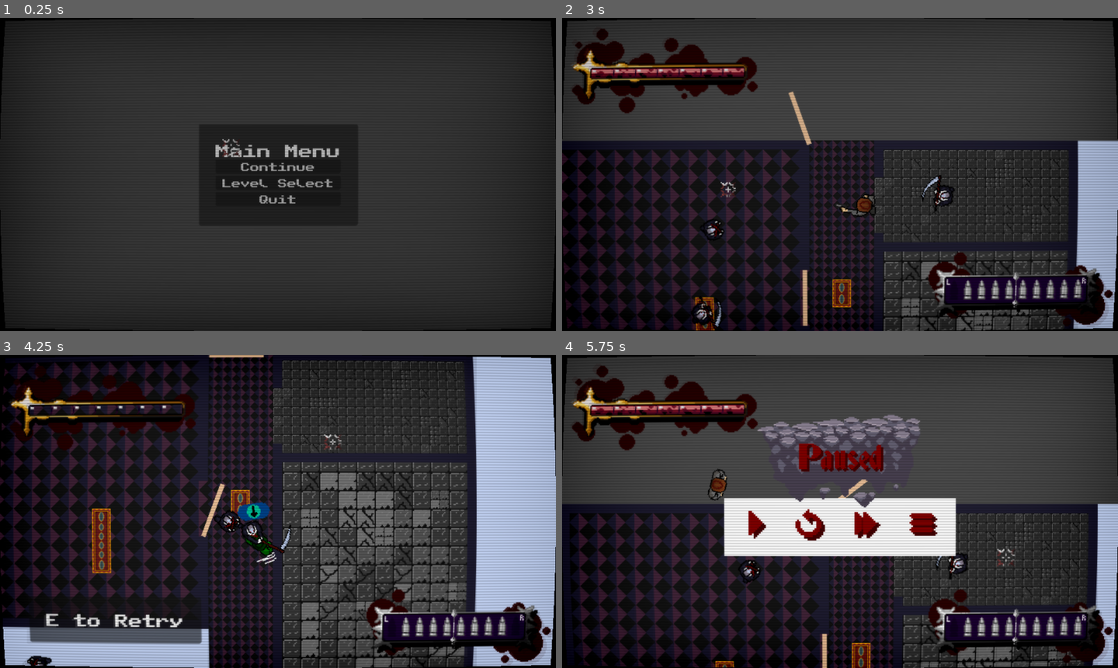
Above: before the commit, frames 1-4 (two rows, left to right).
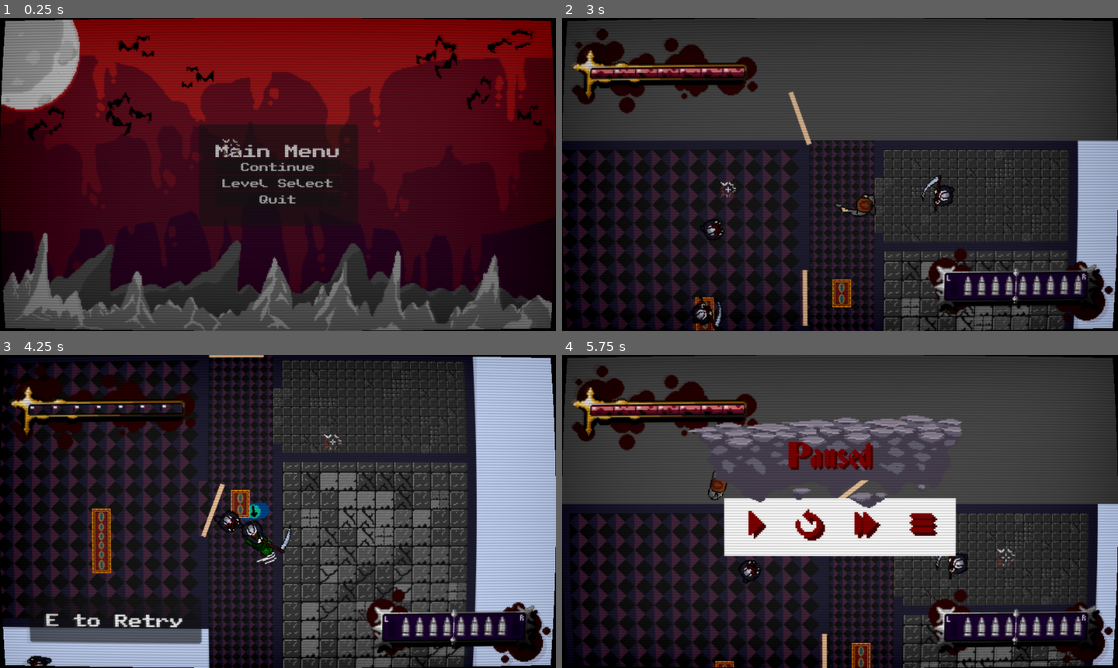
Above: after the commit, the same moments.

Repository: callumrann/gmtk-jam
Game: Godot game, scene res://scenes/main.tscn
Two runs of this game, one before a commit and one after it. Both use one fixed random seed, a clock stepped at 60 frames per second and the inputs below. Sound files missing from this copy of the repository are replaced by a short silence.
Inputs (mouse positions are in pixels of both pictures, inside the frame that each line leads up to):
- Up to frame 1 (0.25 s): no input
- Up to frame 2 (3 s): click "Continue" at 0.5 s; click (923, 193) at 1.27 s; move the mouse to (962, 158) at 2.02 s; hold D (move_right) 2.03-2.78 s; tap E (interact) at 2.1 s; move the mouse to (728, 190) at 2.77 s; hold S (move_down) from 2.78 s (still down); click (728, 190) at 2.85 s
- Up to frame 3 (4.25 s): move the mouse to (333, 442) at 3.52 s; release S (move_down) at 3.53 s; hold D (move_right) from 3.53 s (still down); right-click (333, 442) at 3.6 s
- Up to frame 4 (5.75 s): move the mouse to (812, 574) at 4.27 s; release D (move_right) at 4.28 s; hold W (move_up) 4.28-5.03 s; tap E (interact) at 4.35 s; move the mouse to (1006, 558) at 5.02 s; hold A (move_left) from 5.03 s (still down); click (1006, 558) at 5.1 s; tap Escape (pause) at 5.65 s

The runs differ from the first frame. In frame 1, 83% of the frame differs, in the area x 0-100%, y 0-100%; in frame 2, 2.2%; in frame 3, 0.6%; in frame 4, 4.2%.

Commit message:
feat: add hud elements shake on change

Diff:
--- a/scenes/levels/level1.tscn
+++ b/scenes/levels/level1.tscn
@@ -113,10 +113,12 @@
 navigation_polygon = SubResource("NavigationPolygon_tebl0")
 
 [node name="Background 1x1" type="TileMapLayer" parent="TileMapLayers" unique_id=1330513169]
+z_index = -2
 tile_map_data = PackedByteArray("AADe/+v/AQABAAAAAADe/+z/AQABAAAAAADe/+3/AQABAAAAAADe/+7/AQABAAAAAADe/+//AQABAAAAAADe// …(72928 unchanged characters)…
 tile_set = SubResource("TileSet_83ld5")
 
 [node name="Background 2x2" type="TileMapLayer" parent="TileMapLayers" unique_id=779549142]
+z_index = -2
 tile_map_data = PackedByteArray("AAD5//b/AQAAAAEAAAD5//f/AQAAAAEAAAD5//j/AQAAAAEAAAD5//n/AQAAAAEAAAD5//r/AQAAAAEAAAD5// …(5024 unchanged characters)…
 tile_set = SubResource("TileSet_dywbp")
 
@@ -205,7 +207,7 @@
 collision_mask = 16
 
 [node name="CollisionShape2D" type="CollisionShape2D" parent="OnExit/Exit" unique_id=1017970572]
-position = Vector2(278, -374)
+position = Vector2(275, -456)
 shape = SubResource("RectangleShape2D_1seuy")
 disabled = true
 debug_color = Color(0.6525226, 0.51574737, 0.1601206, 0.41960785)
--- a/scenes/levels/levels_loader.tscn
+++ b/scenes/levels/levels_loader.tscn
@@ -14,7 +14,6 @@
 [ext_resource type="Texture2D" uid="uid://bqfl1jn76aa2l" path="res://assets/sprites/segment_6.png" id="11_xq51w"]
 [ext_resource type="Texture2D" uid="uid://clvgxnr75o5sn" path="res://assets/sprites/segment_7.png" id="12_x246r"]
 [ext_resource type="Script" uid="uid://cthxo65cqvsjk" path="res://scripts/menus/animated_button.gd" id="14_6oaax"]
-[ext_resource type="Texture2D" uid="uid://2sjq0wvnahvc" path="res://assets/sprites/paused.png" id="14_21kl8"]
 [ext_resource type="Texture2D" uid="uid://djt5dvsy4wsab" path="res://assets/sprites/buttons/play_icon_pressed.png" id="15_teog4"]
 [ext_resource type="Texture2D" uid="uid://b1pdg7fgowlaw" path="res://assets/sprites/buttons/play_icon_floating.png" id="16_6oaax"]
 [ext_resource type="Texture2D" uid="uid://l3lik4kgavho" path="res://assets/sprites/buttons/restart_icon_floating.png" id="17_k6sju"]
@@ -23,6 +22,7 @@
 [ext_resource type="Texture2D" uid="uid://c84x2gkpxa5s" path="res://assets/sprites/buttons/menu_icon_floating.png" id="19_aotpy"]
 [ext_resource type="Texture2D" uid="uid://cono05ejmgi8u" path="res://assets/sprites/buttons/skip_icon_pressed.png" id="19_uv0of"]
 [ext_resource type="Texture2D" uid="uid://b6tp57e1mxau0" path="res://assets/sprites/buttons/menu_icon_pressed.png" id="21_kky7p"]
+[ext_resource type="Texture2D" uid="uid://cbbw86v8l6a45" path="res://assets/sprites/longerpauseicon.png" id="23_uv0of"]
 
 [sub_resource type="AtlasTexture" id="AtlasTexture_h1ptj"]
 atlas = ExtResource("15_teog4")
@@ -552,6 +552,7 @@
 horizontal_alignment = 1
 
 [node name="PauseMenu" type="CanvasLayer" parent="UI" unique_id=1422244254]
+visible = false
 
 [node name="Control" type="Control" parent="UI/PauseMenu" unique_id=1976877116]
 layout_mode = 3
@@ -659,12 +660,12 @@
 
 [node name="PausedText" type="TextureRect" parent="UI/PauseMenu/Control/Menu" unique_id=2065412542]
 layout_mode = 0
-offset_left = -123.0
-offset_top = -147.0
-offset_right = 18.0
-offset_bottom = -67.0
+offset_left = -243.0
+offset_top = -146.0
+offset_right = -6.0
+offset_bottom = -66.0
 scale = Vector2(2, 2)
-texture = ExtResource("14_21kl8")
+texture = ExtResource("23_uv0of")
 
 [node name="LevelCompleteMenu" type="CanvasLayer" parent="UI" unique_id=2076667043]
 visible = false
--- a/scenes/menus/main_menu.tscn
+++ b/scenes/menus/main_menu.tscn
@@ -2,6 +2,7 @@
 
 [ext_resource type="Script" uid="uid://b5e0r7oinnvyg" path="res://scripts/menus/main_menu.gd" id="1_ovrgc"]
 [ext_resource type="Theme" uid="uid://ck2dij0t8alec" path="res://assets/themes/main.tres" id="1_xqga4"]
+[ext_resource type="Texture2D" uid="uid://cmux77pfhlw2e" path="res://assets/sprites/bg1_v2.png" id="2_2o76q"]
 
 [sub_resource type="Theme" id="Theme_3o4v0"]
 
@@ -15,6 +16,15 @@
 anchor_bottom = 1.0
 grow_horizontal = 2
 grow_vertical = 2
+
+[node name="Background" type="TextureRect" parent="Control" unique_id=780816494]
+layout_mode = 1
+anchors_preset = 15
+anchor_right = 1.0
+anchor_bottom = 1.0
+grow_horizontal = 2
+grow_vertical = 2
+texture = ExtResource("2_2o76q")
 
 [node name="PanelContainer" type="PanelContainer" parent="Control" unique_id=485257332]
 layout_mode = 1
--- a/scenes/things/dead_enemy.tscn
+++ b/scenes/things/dead_enemy.tscn
@@ -19,6 +19,7 @@
 }]
 
 [node name="DeadEnemy" type="Area2D" unique_id=1593299914]
+z_index = -1
 collision_layer = 0
 collision_mask = 16
 script = ExtResource("1_qy353")
--- a/scenes/things/door.tscn
+++ b/scenes/things/door.tscn
@@ -7,7 +7,7 @@
 size = Vector2(8, 96)
 
 [node name="Door" type="Area2D" unique_id=2041805985]
-collision_layer = 32
+collision_layer = 33
 collision_mask = 80
 script = ExtResource("1_mxg0g")
 
--- /dev/null
+++ b/scenes/things/fancy_text.tscn
@@ -0,0 +1,26 @@
+[gd_scene format=3 uid="uid://b5koc0rba0n6f"]
+
+[ext_resource type="Script" uid="uid://bolyyjqfqlwl7" path="res://scripts/things/fancy_text.gd" id="1_156ra"]
+[ext_resource type="FontFile" uid="uid://dexohdrp7cjco" path="res://assets/fonts/PublicPixel.otf" id="2_156ra"]
+
+[node name="FancyText" type="Node2D" unique_id=732701265]
+script = ExtResource("1_156ra")
+
+[node name="RichTextLabel" type="RichTextLabel" parent="." unique_id=1533723015]
+anchors_preset = 8
+anchor_left = 0.5
+anchor_top = 0.5
+anchor_right = 0.5
+anchor_bottom = 0.5
+offset_left = -204.5
+offset_top = -113.0
+offset_right = 204.5
+offset_bottom = 113.0
+grow_horizontal = 2
+grow_vertical = 2
+theme_override_fonts/normal_font = ExtResource("2_156ra")
+theme_override_font_sizes/normal_font_size = 12
+bbcode_enabled = true
+text = "Level Complete"
+horizontal_alignment = 1
+vertical_alignment = 1
--- a/scenes/things/player_bullet.tscn
+++ b/scenes/things/player_bullet.tscn
@@ -20,6 +20,7 @@
 
 [node name="PlayerBullet" type="Area2D" unique_id=1842137755]
 collision_layer = 4
+collision_mask = 32
 script = ExtResource("1_hkfbf")
 
 [node name="CollisionShape2D" type="CollisionShape2D" parent="." unique_id=854320617]
--- a/scripts/menus/hud.gd
+++ b/scripts/menus/hud.gd
@@ -7,6 +7,8 @@
 var right_bullets: int = k_max_ammo
 
 func consume_bullet(side_shot: String) -> void:
+	shake_bulletbar()
+
 	if side_shot == "left":
 		if left_bullets <= 0:
 			return
@@ -34,19 +36,28 @@
 	left_bullets = left
 	right_bullets = right
 
+	var bullets_added: bool = false
+
 	for i in range(left_bullets):
 		var bullet: TextureRect = bulletsContainer.get_child(k_max_ammo - 1 - i)
 		if bullet.modulate.a == 0:
 			bullet.modulate.a = 1
+			bullets_added = true
 
 	for i in range(right_bullets):
 		var bullet: TextureRect = bulletsContainer.get_child(k_max_ammo + i)
 		if bullet.modulate.a == 0:
 			bullet.modulate.a = 1
+			bullets_added = true
+
+	if bullets_added:
+		shake_bulletbar()
 
 @onready var segmentsContainer: HBoxContainer = $"Control/HealthBarBackground/HealthSegments"
 
 func reduce_health(amount: int) -> void:
+	shake_health()
+
 	var segment_count: int = segmentsContainer.get_child_count()
 	for i in range(segment_count):
 		var segment: TextureRect = segmentsContainer.get_child(segment_count - 1 - i)
@@ -74,3 +85,59 @@
 		segment.modulate.a = 1
 
 	player_dead_hud.visible = false
+
+
+'''
+====== VFX ======
+'''
+@onready var healthbar: TextureRect = $"Control/HealthBarBackground"
+var health_start_position: Vector2
+var health_tween: Tween
+
+const k_health_shake_duration: float = 0.4
+const k_health_shake_strength: float = 8.0
+const k_health_shake_count: int = 6
+
+@onready var bulletbar: TextureRect = $"Control/BulletBackground"
+var bulletbar_start_position: Vector2
+var bulletbar_tween: Tween
+
+const k_bulletbar_shake_duration: float = 0.4
+const k_bulletbar_shake_strength: float = 8.0
+const k_bulletbar_shake_count: int = 6
+
+func _ready() -> void:
+	health_start_position = healthbar.global_position
+	bulletbar_start_position =  bulletbar.global_position
+
+func shake_health() -> void:
+	if health_tween and health_tween.is_valid():
+		health_tween.kill()
+
+	healthbar.position = health_start_position
+
+	health_tween = create_tween()
+	var step_time: float = k_health_shake_duration / k_health_shake_count
+
+	for i in k_health_shake_count:
+		 # decreasing amplitude
+		var strength: float = k_health_shake_strength * (1.0 - float(i) / k_health_shake_count)
+		var offset = strength if i % 2 == 0 else -strength
+		health_tween.tween_property(healthbar, "position:y", health_start_position.y + offset, step_time)
+	health_tween.tween_property(healthbar, "position", health_start_position, step_time)
+
+func shake_bulletbar() -> void:
+	if bulletbar_tween and bulletbar_tween.is_valid():
+		bulletbar_tween.kill()
+
+	bulletbar.position = bulletbar_start_position
+
+	bulletbar_tween = create_tween()
+	var step_time: float = k_bulletbar_shake_duration / k_bulletbar_shake_count
+
+	for i in k_bulletbar_shake_count:
+		 # decreasing amplitude
+		var strength: float = k_bulletbar_shake_strength * (1.0 - float(i) / k_bulletbar_shake_count)
+		var offset = strength if i % 2 == 0 else -strength
+		bulletbar_tween.tween_property(bulletbar, "position:y", bulletbar_start_position.y + offset, step_time)
+	bulletbar_tween.tween_property(bulletbar, "position", bulletbar_start_position, step_time)
--- a/scripts/things/bullet.gd
+++ b/scripts/things/bullet.gd
@@ -14,8 +14,7 @@
 	despawn_timer -= delta
 
 func _on_body_entered(body: Node2D) -> void:
-	if body.get_class() == "TileMapLayer":
-		queue_free()
+	queue_free()
 
 func get_shot_position() -> Vector2:
 	return shot_position
Binary file added: assets/sprites/bg1_v2.png
Not shown, added: assets/sprites/bg1_v2.png.import
Binary file added: assets/sprites/longerpauseicon.png
Not shown, added: assets/sprites/longerpauseicon.png.import
